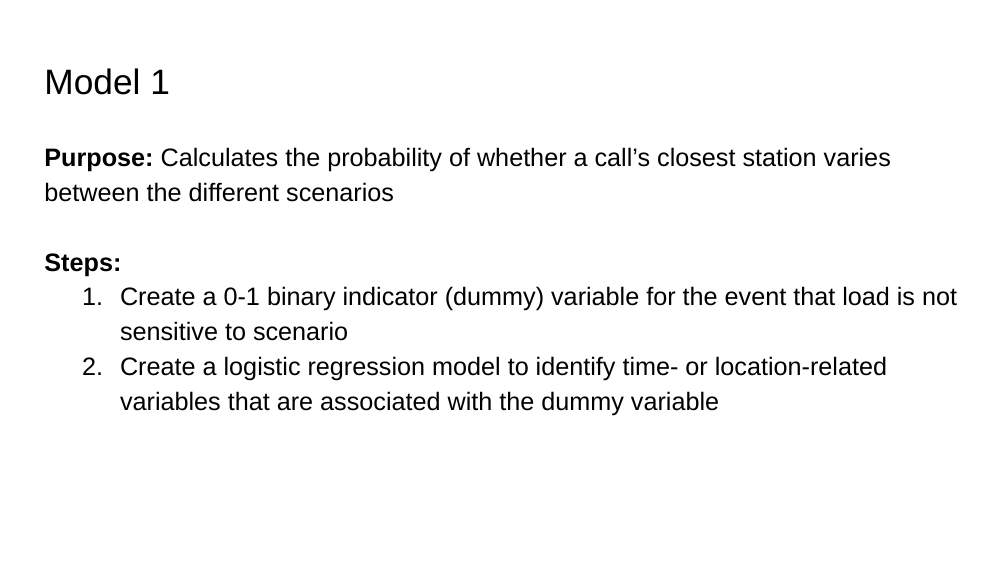
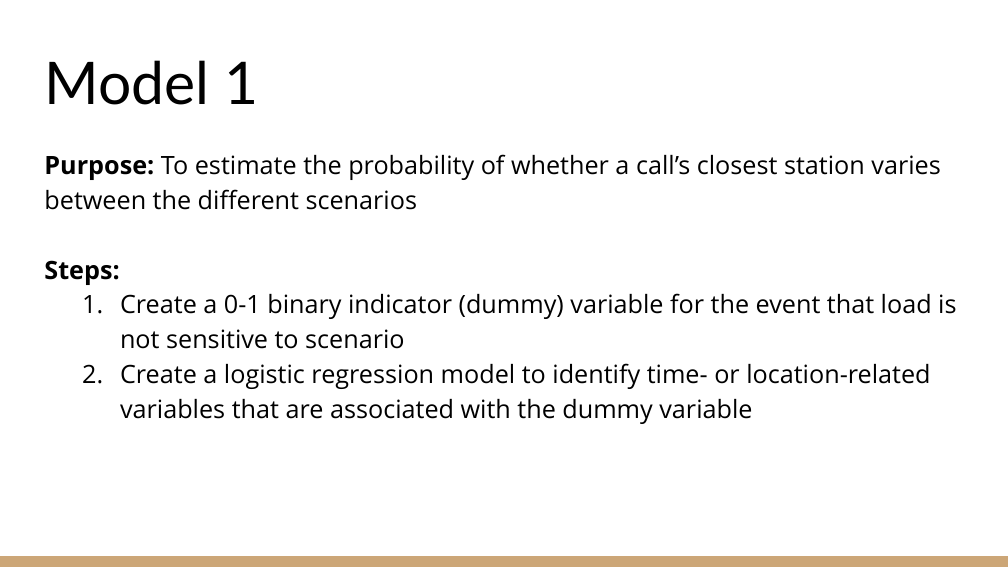
Before and after one commit to KenYe23/STA470S, a slide deck: slide 14 of EMS Stations Project/EMS_Station_Location.pptx (slide 16 before the commit). Drawn at 1008x567 pixels with LibreOffice and Linux fonts; fonts in the diff are those of the drawing. Boxes give left, top, right and bottom in pixels: in the first picture for what was removed or moved away, otherwise in the second. Text is boxed around its words. In the diff, an @@ line names an element or a change of style, - is before the commit and + after.

```diff
--- a/EMS Stations Project/EMS_Station_Location.pptx
+++ b/EMS Stations Project/EMS_Station_Location.pptx
@@ title "Model 1": place and size @@
-title "Model 1" at box(44, 68, 170, 95)
+title "Model 1" at box(44, 60, 258, 105)
@@ title "Model 1" at box(44, 60, 258, 105): size 25.2 to 42 pt, font Arial to Lato; vertical alignment top to bottom @@
@@ text "Purpose: To estimate the probability ...": place and size @@
-text "Purpose: To estimate the probability ..." at box(44, 147, 957, 415)
+text "Purpose: To estimate the probability ..." at box(44, 154, 956, 424)
@@ text at box(44, 154, 940, 210): text changed; font Arial to Open Sans @@
-Purpose: Calculates the probability of whether a call’s closest station varies between the different scenarios
+Purpose: To estimate the probability of whether a call’s closest station varies between the different scenarios
@@ text at box(44, 260, 956, 424): font Arial to Open Sans in "Steps:", "Create a 0-1 binary indicator (dummy) variable ...", "Create a logistic regression model to identify ..." @@
@@ rectangle added at box(0, 556, 1008, 567), fill #CCA677 @@
```
Also in this commit, not shown: 16 other slides changed, 2 slides added, 4 slides removed, 1 other file.
